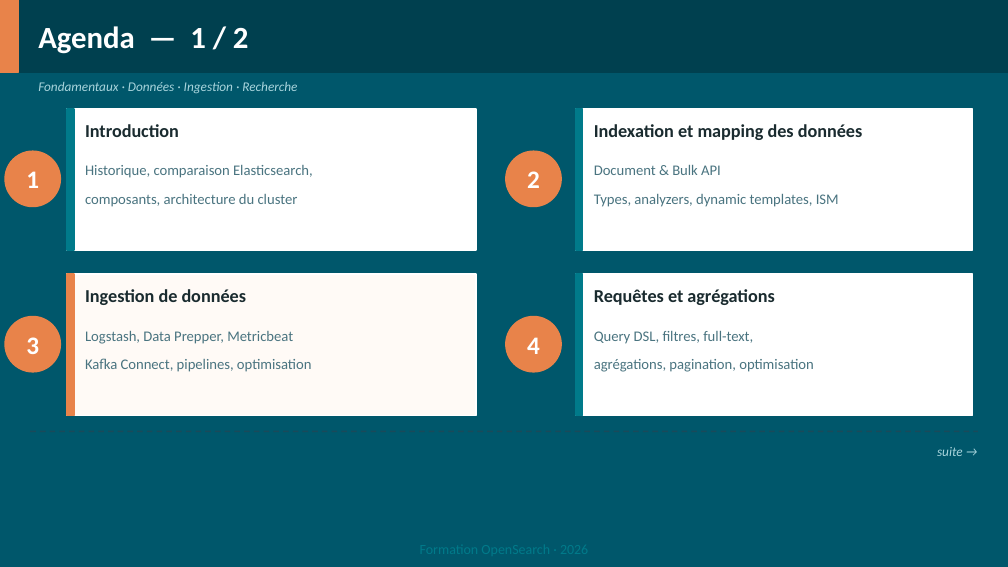
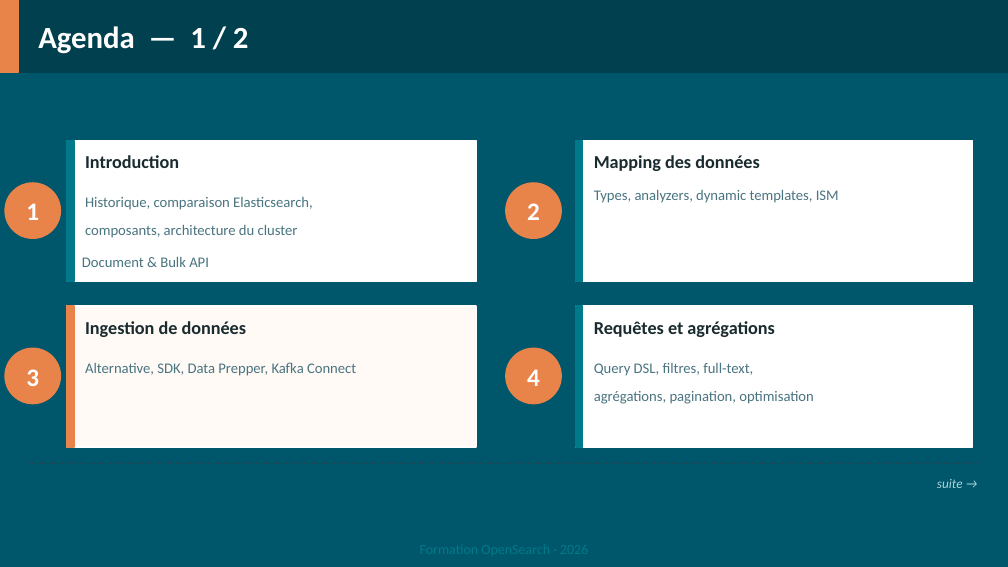
Before and after one commit to dthibau/opensearch, a slide deck: slide 2 of opensearch.pptx. Drawn at 1008x567 pixels with LibreOffice and Linux fonts; fonts in the diff are those of the drawing. Boxes give left, top, right and bottom in pixels: in the first picture for what was removed or moved away, otherwise in the second. Text is boxed around its words. In the diff, an @@ line names an element or a change of style, - is before the commit and + after.

```diff
--- a/opensearch.pptx
+++ b/opensearch.pptx
@@ text removed at bbox=[38, 82, 297, 93] @@
-Fondamentaux · Données · Ingestion · Recherche
@@ text at bbox=[594, 155, 760, 171]: text changed @@
-Indexation et mapping des données
+Mapping des données
@@ text "Types, analyzers, dynamic templates, ISM": place and size @@
-text "Types, analyzers, dynamic templates, ISM" at bbox=[594, 194, 839, 207]
+text "Types, analyzers, dynamic templates, ISM" at bbox=[594, 190, 839, 203]
@@ text "Document & Bulk API": place and size @@
-text "Document & Bulk API" at bbox=[594, 165, 721, 175]
+text "Document & Bulk API" at bbox=[82, 257, 209, 267]
@@ 9 texts, 8 rectangles, 4 ellipses, 1 line: place and size @@
-9 texts, 8 rectangles, 4 ellipses, 1 line at bbox=[5, 109, 978, 431]
+9 texts, 8 rectangles, 4 ellipses, 1 line at bbox=[5, 140, 978, 464]
@@ 3 texts: place and size @@
-3 texts at bbox=[85, 289, 963, 456]
+3 texts at bbox=[85, 321, 963, 488]
@@ text removed at bbox=[85, 331, 293, 344] @@
-Logstash, Data Prepper, Metricbeat
@@ text at bbox=[85, 362, 356, 376]: text changed @@
-Kafka Connect, pipelines, optimisation
+Alternative, SDK, Data Prepper, Kafka Connect
```
Also in this commit, not shown: 54 other slides changed, 130 slides added, 8 slides removed, 50 other files.
